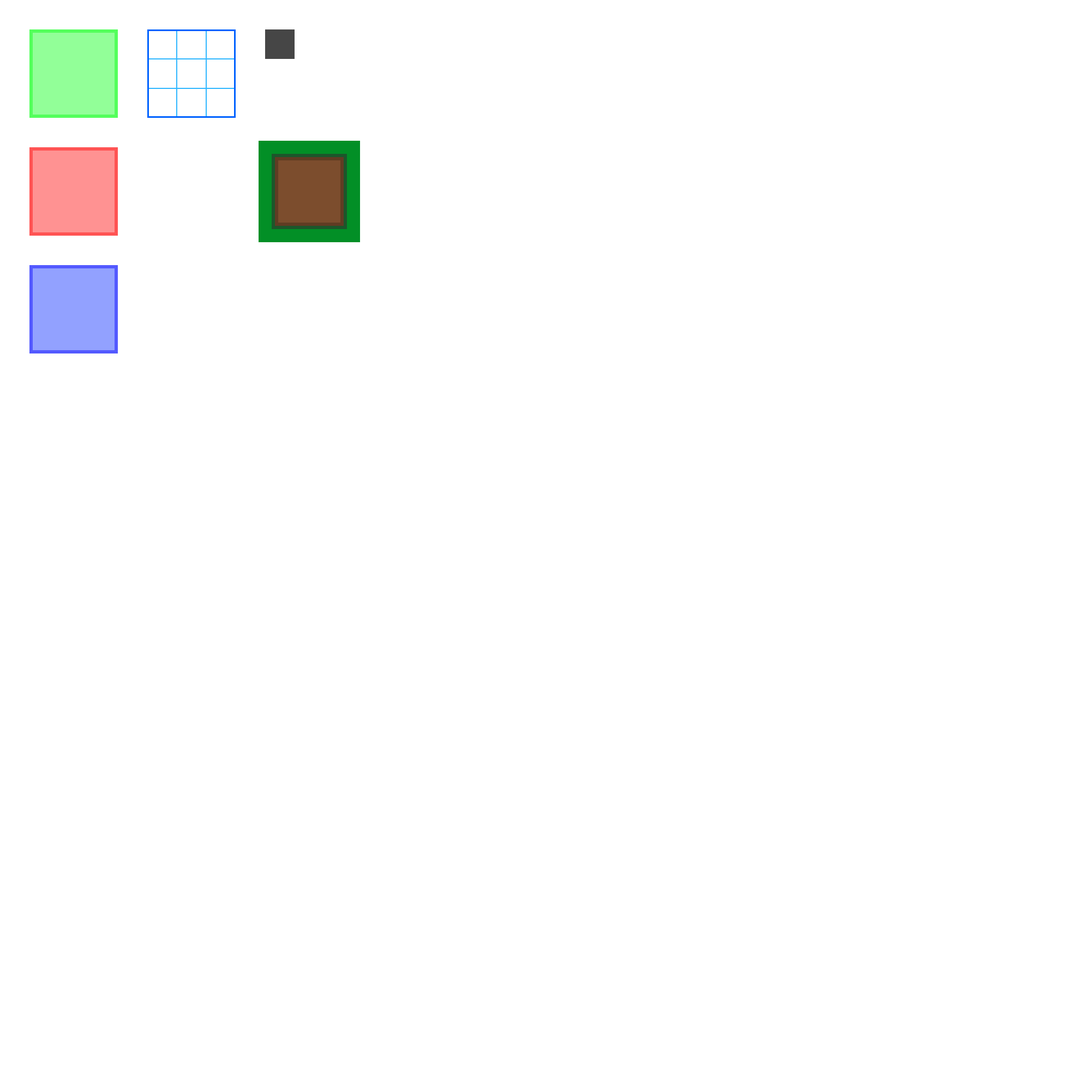
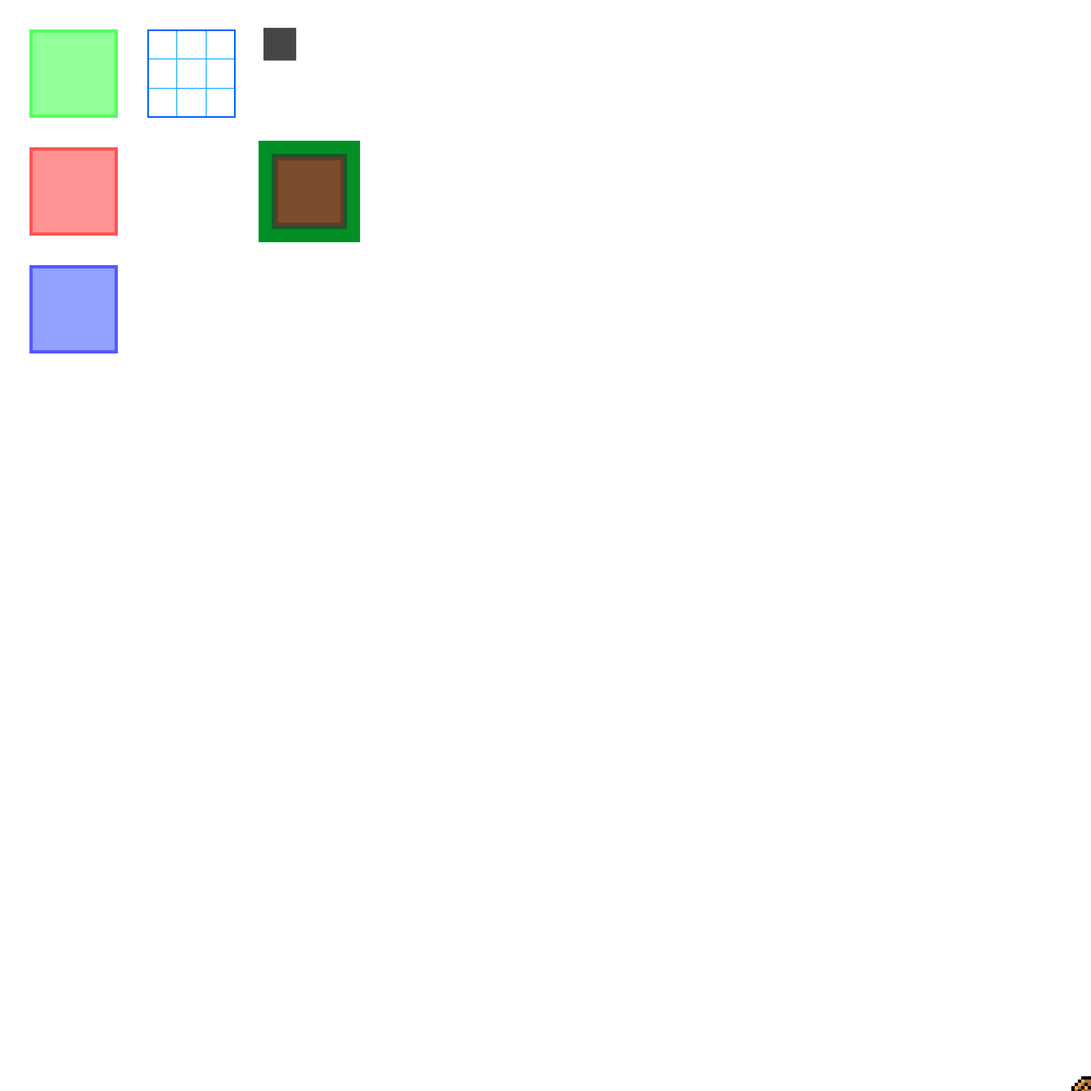
Before/after of a 1091 x 1091 layered artwork. What changed in the layer stack:
painted on "Debug Layer" over [263,27,297,61]
painted on "3D" over [263,29,1091,1091]
